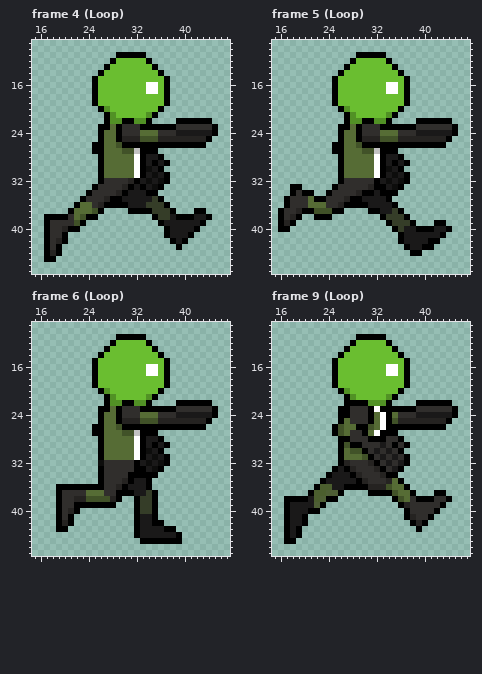
Two states of a pixel-art file, DiscMan/disc man.aseprite. Above is the file before it was changed.
60x60 pixels, 12 frames. Colours within 5 levels of each other are drawn and written as one. Shown: frame 4 (Loop): x 15..47, y 9..47; frame 5 (Loop): x 15..47, y 9..47; frame 6 (Loop): x 15..47, y 9..47; frame 9 (Loop): x 15..47, y 9..47. The commit also changed other frames, which this record leaves out.
After:
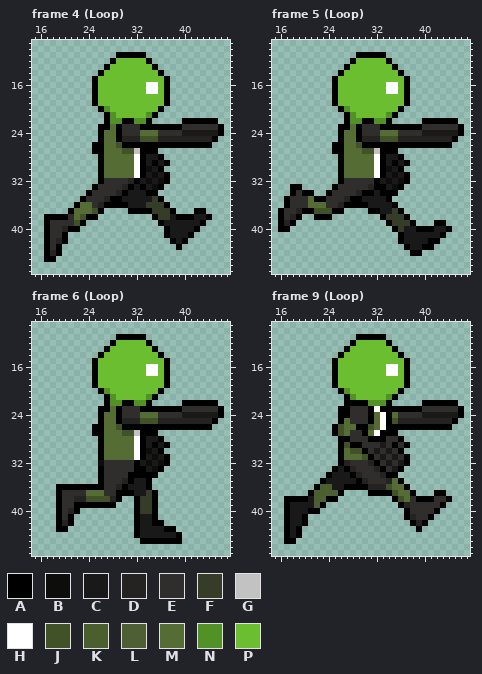
Palette (. is transparent): A #000000  B #0d0d0c  C #1a1919  D #252321  E #302e2c  F #353d28  G #c2c2c2  H #ffffff  J #415228  K #4b5e2e  L #4e5f35  M #566c35  N #519125  P #6abe30
Log entry: one last edit
Difference:
Frame 4 (Loop), layers "TorsoThrow SHADING", "Torso Throwing 2":
Colour A is added in row 22 at x 45; in rows 23 to 24 at x 46; in row 25 at x 45; in row 26 at x 44.
Colour A replaces colour E in row 23 at x 39.
Colour C replaces colour A in row 24 at x 45.
Colour D replaces colour A in row 25 at x 44.
Colour E replaces colour A in row 23 at x 45.
Colour E replaces colour C in row 24 at x 39.
The author cleared colour A in row 22 at x 39.
Frame 5 (Loop), layers "TorsoThrow SHADING", "Torso Throwing 2": the same change as frame 4 (Loop)
Frame 6 (Loop), layers "TorsoThrow SHADING", "Torso Throwing 2": the same change as frame 4 (Loop)
Frame 9 (Loop), layers "TorsoThrow SHADING", "Torso Throwing": the same change as frame 4 (Loop)
Changed places in both pictures, as pixel boxes (x1, y1, x2, y2):
changed: (176, 118, 224, 148)
changed: (416, 118, 464, 148)
changed: (176, 400, 224, 430)
changed: (416, 400, 464, 430)
